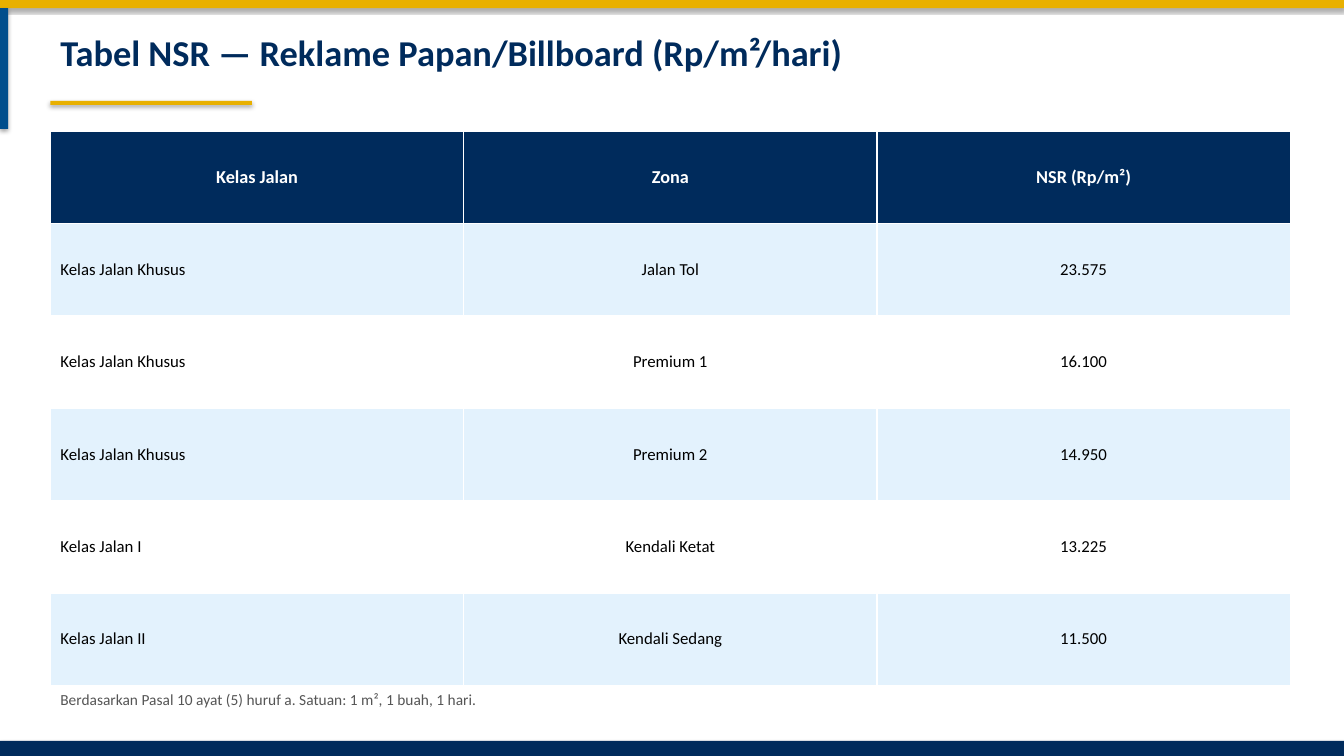
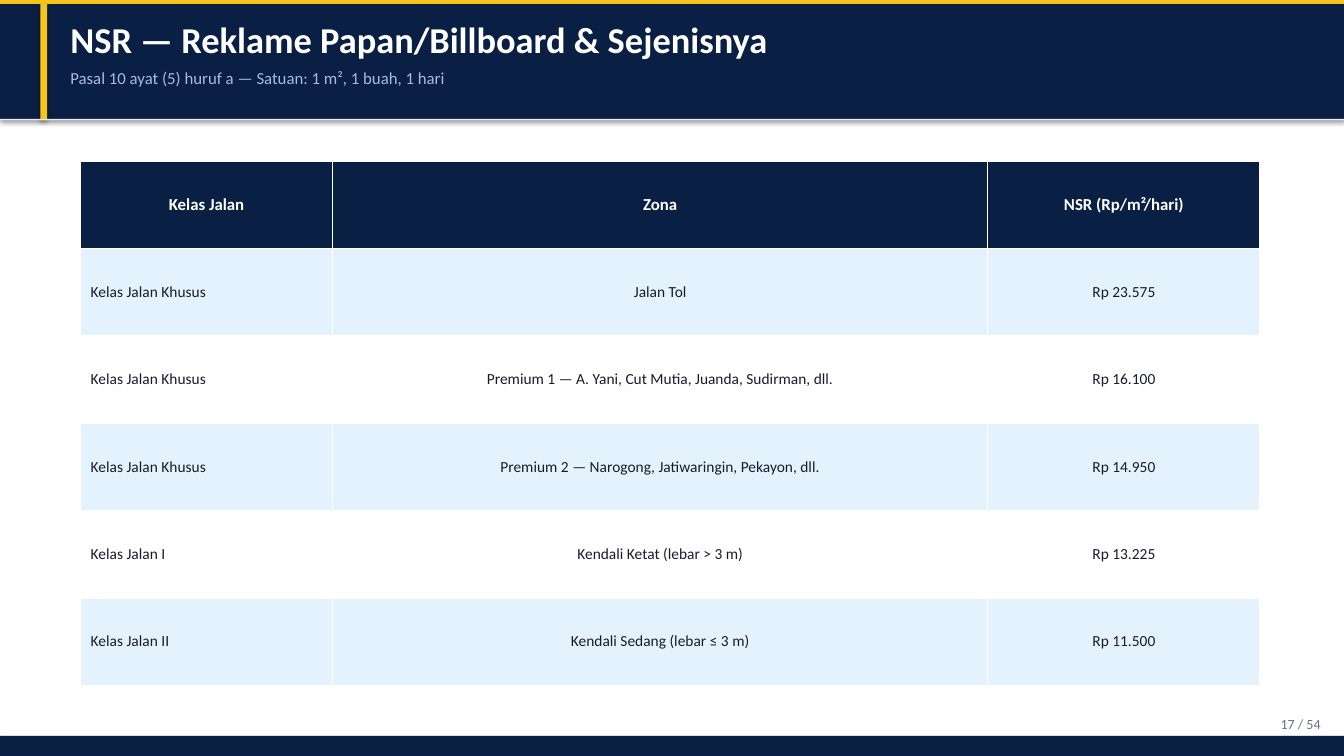
Before and after one commit to rahadiana/coba_ppt, a slide deck: slide 17 of Perwal_Bekasi_51_2024_Pajak_Reklame.pptx (slide 20 before the commit). Drawn at 1344x756 pixels with LibreOffice and Linux fonts; fonts in the diff are those of the drawing. Boxes give left, top, right and bottom in pixels: in the first picture for what was removed or moved away, otherwise in the second. Text is boxed around its words. In the diff, an @@ line names an element or a change of style, - is before the commit and + after.

Commit message:
feat: premium redesign PPT with cards, tables, and modern layout

```diff
--- a/Perwal_Bekasi_51_2024_Pajak_Reklame.pptx
+++ b/Perwal_Bekasi_51_2024_Pajak_Reklame.pptx
@@ rectangle resized from (x1=0, y1=0, x2=1344, y2=8) to (x1=0, y1=0, x2=1344, y2=4) @@
@@ rectangle at (x1=0, y1=0, x2=1344, y2=4): fill #E8B000 to #F5C518 @@
@@ rectangle added at (x1=0, y1=4, x2=1344, y2=120), fill #0A1F44 @@
@@ rectangle resized from (x1=0, y1=8, x2=8, y2=129) to (x1=40, y1=4, x2=47, y2=120) @@
@@ rectangle at (x1=40, y1=4, x2=47, y2=120): fill #004E8C to #F5C518 @@
@@ text at (x1=70, y1=27, x2=768, y2=59): text changed; text colour #002B5C to #FFFFFF @@
-Tabel NSR — Reklame Papan/Billboard (Rp/m²/hari)
+NSR — Reklame Papan/Billboard & Sejenisnya
@@ text at (x1=70, y1=71, x2=445, y2=87): text changed; size 11 to 12 pt; text colour #555555 to #AABBDD @@
-Berdasarkan Pasal 10 ayat (5) huruf a. Satuan: 1 m², 1 buah, 1 hari.
+Pasal 10 ayat (5) huruf a — Satuan: 1 m², 1 buah, 1 hari
@@ rectangle added at (x1=0, y1=119, x2=1344, y2=120), fill #E8ECF1 @@
@@ rectangle removed at (x1=50, y1=101, x2=252, y2=105) @@
@@ table at (x1=81, y1=161, x2=1260, y2=686) @@
-row 1, column 3: NSR (Rp/m²)
+row 1, column 3: NSR (Rp/m²/hari)
-row 2, column 3: 23.575
+row 2, column 3: Rp 23.575
-row 3, column 2: Premium 1
+row 3, column 2: Premium 1 — A. Yani, Cut Mutia, Juanda, Sudirman, dll.
-row 3, column 3: 16.100
+row 3, column 3: Rp 16.100
-row 4, column 2: Premium 2
+row 4, column 2: Premium 2 — Narogong, Jatiwaringin, Pekayon, dll.
-row 4, column 3: 14.950
+row 4, column 3: Rp 14.950
-row 5, column 2: Kendali Ketat
+row 5, column 2: Kendali Ketat (lebar > 3 m)
-row 5, column 3: 13.225
+row 5, column 3: Rp 13.225
-row 6, column 2: Kendali Sedang
+row 6, column 2: Kendali Sedang (lebar ≤ 3 m)
-row 6, column 3: 11.500
+row 6, column 3: Rp 11.500
@@ fill #002B5C to #0A1F44 in row 1 @@
@@ size 13 to 12 pt in "Kelas Jalan", "Zona" @@
@@ size 12 to 11 pt, text colour #000000 to #1A1A2E in "Kelas Jalan Khusus", "Jalan Tol", "Kelas Jalan Khusus", "Kelas Jalan Khusus" and 2 more places @@
@@ table resized from (x1=50, y1=131, x2=1291, y2=686) to (x1=81, y1=161, x2=1260, y2=686) @@
@@ rectangle resized from (x1=0, y1=741, x2=1344, y2=756) to (x1=0, y1=736, x2=1344, y2=756) @@
@@ rectangle at (x1=0, y1=736, x2=1344, y2=756): fill #002B5C to #0A1F44 @@
@@ text added at (x1=1281, y1=720, x2=1320, y2=729), 10 pt, text #6B7288 @@
+17 / 54
```
Also in this commit, not shown: 41 other slides changed, 10 slides added, 12 slides removed, 1 other file.
